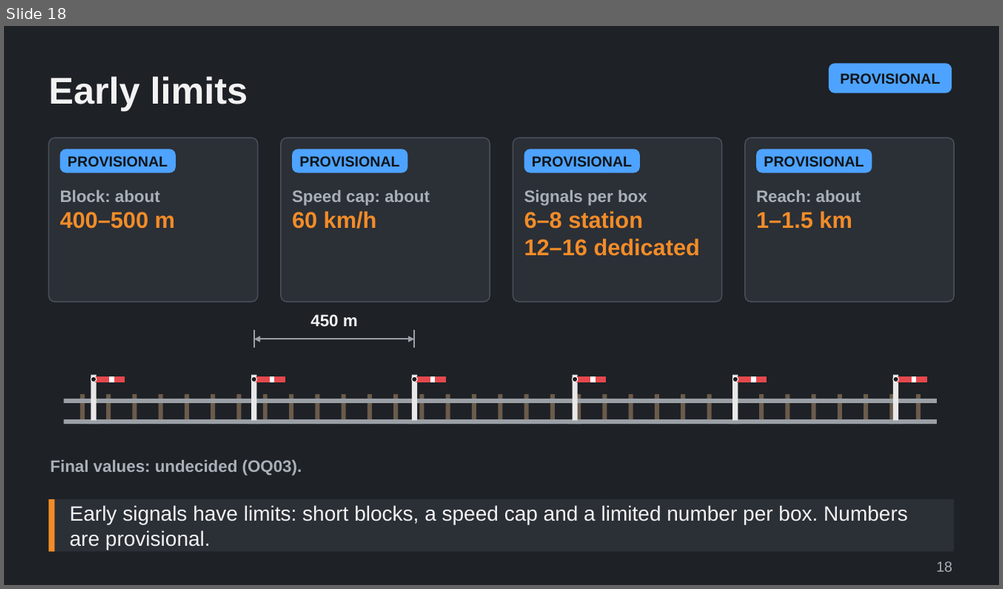
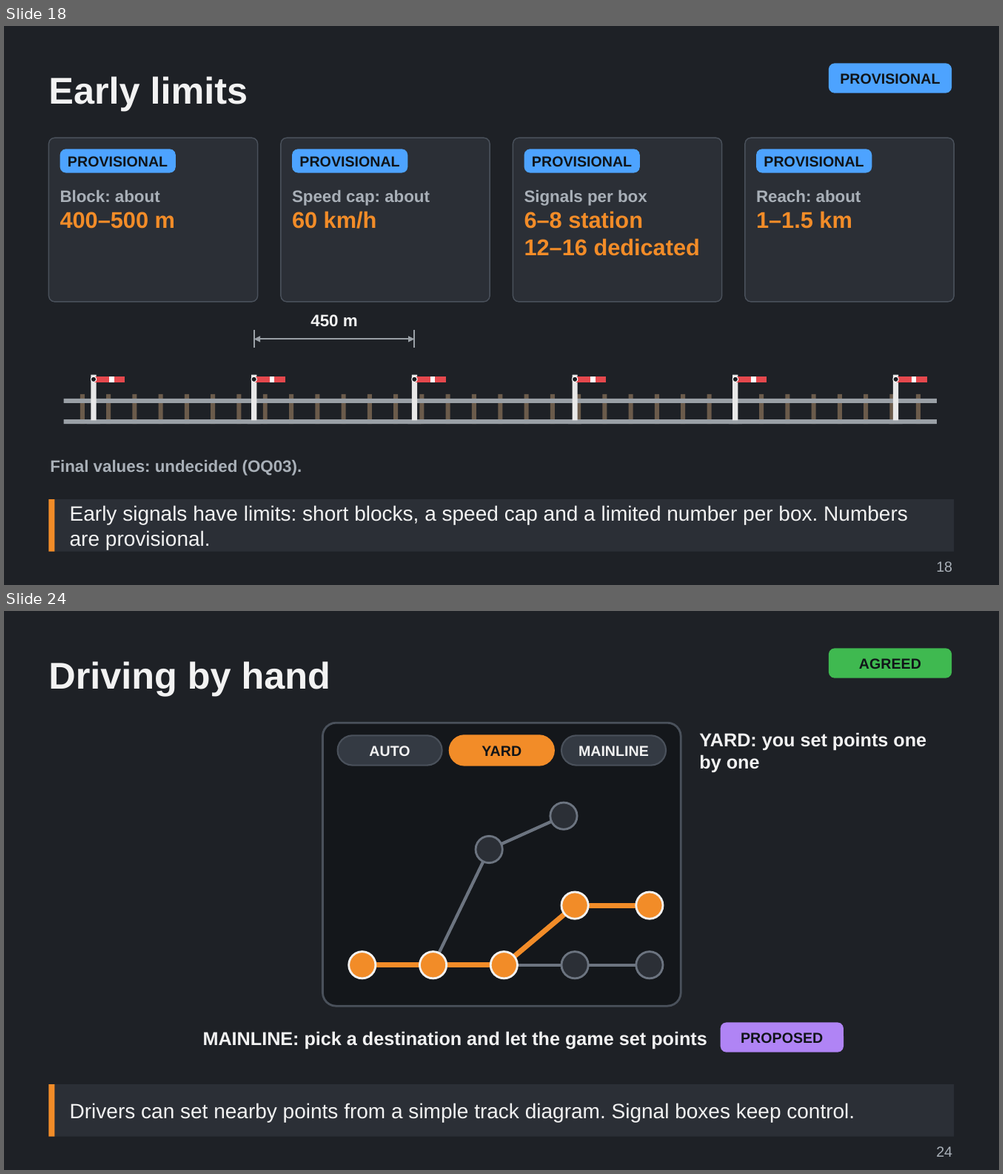
Before and after one commit to Tarenkookoo/Satisfactory---Early-Locomotion, a slide deck: Reporting/Claude Presents/Deck2_Signals/Signals_and_Signal_Boxes_Explained.pptx. Shown one above the other, each under a label of ours: slide 18 before the commit, slides 18 and 24 after it; the slides between them are not shown. The pictures are 1003x589 and 1003x1174 pixels, drawn with LibreOffice and Linux fonts; fonts in the diff are those of the drawing. Boxes give left, top, right and bottom in pixels: in the first picture for what was removed or moved away, otherwise in the second. Text is boxed around its words. In the diff, an @@ line names an element or a change of style, - is before the commit and + after.

```diff
--- a/Reporting/Claude Presents/Deck2_Signals/Signals_and_Signal_Boxes_Explained.pptx
+++ b/Reporting/Claude Presents/Deck2_Signals/Signals_and_Signal_Boxes_Explained.pptx
@@ slide 24 added at (4, 611, 999, 1170), background #1E2126 @@
@@ rounded rectangle added at (828, 648, 951, 678), fill #3FB950, 14 pt, text #101418, bold @@
+AGREED
@@ title added at (48, 661, 330, 696), 36 pt, text #F2F2F2, bold @@
+Driving by hand
@@ text added at (699, 732, 926, 773), 18 pt, text #F2F2F2, bold @@
+YARD: you set points one by one
@@ group added at (323, 723, 680, 1006): 9 ellipses, 8 lines, 4 rounded rectangles @@
+AUTO
+YARD
+MAINLINE
@@ text added at (203, 1031, 707, 1049), 18 pt, text #F2F2F2, bold @@
+MAINLINE: pick a destination and let the game set points
@@ rounded rectangle added at (720, 1023, 843, 1053), fill #B084F5, 14 pt, text #101418, bold @@
+PROPOSED
@@ rectangle added at (48, 1085, 954, 1137), fill #2B2F36, 20 pt, text #F2F2F2 @@
+Drivers can set nearby points from a simple track diagram. Signal boxes keep control.
@@ rectangle added at (48, 1085, 55, 1137), fill #F28C28 @@
@@ text added at (936, 1147, 952, 1157), 14 pt, text #A9B0B8 @@
+24
```
Also in this commit, not shown: 8 other slides added, 5 other files.
